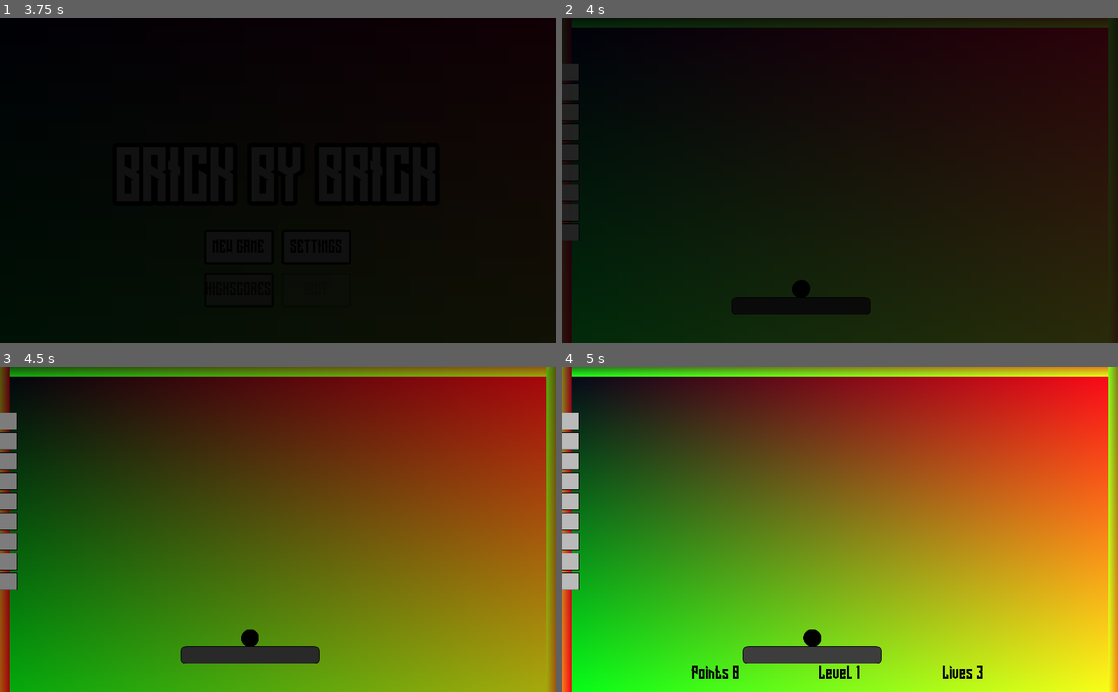
Above: before the commit, frames 1-4 (two rows, left to right).
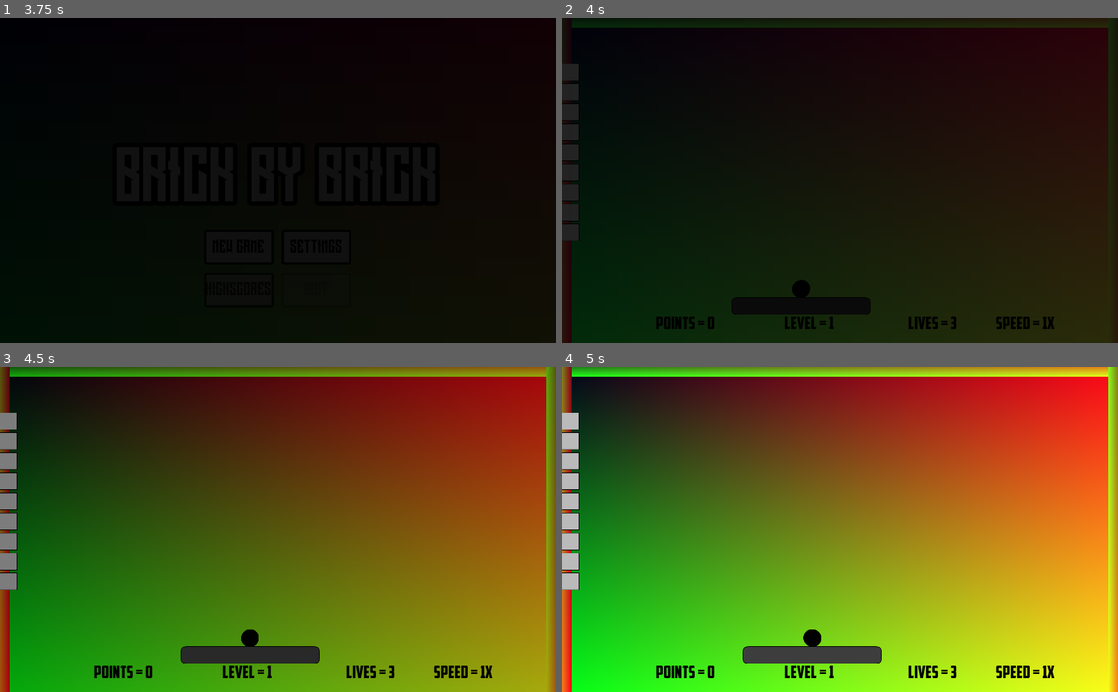
Above: after the commit, the same moments.

Repository: RhetHypo/BrickByBrickPolished
Game: Godot game, scene res://scenes/menus/MainTitle.tscn
The game is run twice, just before and just after one commit, with the same random seed, the same clock (stepped at 60 frames per second) and the same inputs. Sound files missing from this copy of the repository are replaced by a short silence.
Inputs (mouse positions are in pixels of both pictures, inside the frame that each line leads up to):
- Up to frame 1 (3.75 s): move the mouse to (400, 164) at 0.52 s; hold Right (ui_right) 0.53-1.28 s; hold A (A) 0.53-1.28 s; tap D (D) at 0.8, 1.35 s; move the mouse to (166, 196) at 1.27 s; hold Down (ui_down) 1.28-2.03 s; tap S (S) at 1.55 s; tap Enter at 2 s; move the mouse to (333, 109) at 2.02 s; hold Right (ui_right) 2.03-2.75 s; hold S (S) 2.03-2.75 s; tap A (A) at 2.3 s; click "NEW GAME" at 2.75 s; click "NEW GAME" at 3.5 s
- Up to frame 2 (4 s): no input
- Up to frame 3 (4.5 s): move the mouse to (250, 594) at 4.27 s; hold Up (ui_up) from 4.28 s (still down); tap A (A) at 4.35 s
- Up to frame 4 (5 s): keep holding Up (ui_up); tap D (D) at 4.55 s

Frame 1 is identical in both runs. In frame 2, 0.7% of the frame differs, in the area x 17-89%, y 91-96%; in frame 3, 0.9%; in frame 4, 1.3%, in the area x 16-89%, y 91-96%.

Commit message:
Change score font and added speed display

Diff:
--- a/scenes/entities/Ball.gd
+++ b/scenes/entities/Ball.gd
@@ -50,7 +50,7 @@
 				combo = 5
 			breakAudio.play()
 		get_parent().award_points(10)
-		temp_speed += ((settings.difficulty+1)*2)
+		temp_speed += ((settings.difficulty+1)*5)
 		if temp_speed > max_temp_speed:
 			temp_speed = max_temp_speed
 		var parent = body.get_parent()
--- a/scenes/levels/Gamefield.gd
+++ b/scenes/levels/Gamefield.gd
@@ -50,6 +50,7 @@
 	update_points(points, points)
 	update_level(level)
 	update_lives(lives)
+	update_speed_label(active_speed)
 	settings.load_settings()
 	init_settings()
 	get_node("Transition").fade_in()
@@ -140,11 +141,12 @@
 		for child in self.get_children():
 			if child.is_in_group("Ball"):
 				child.call_deferred("queue_free")
-				#active_speed = def_speed + (level * def_speed/(15-settings.difficulty*4))
-				#if active_speed > max_speed:
-				#	active_speed = max_speed
+				active_speed = def_speed + (level * def_speed/(15-settings.difficulty*4))
+				if active_speed > max_speed:
+					active_speed = max_speed
 				#child.update_speed(active_speed)
 		get_node("Paddle").newLife()
+		update_speed_label(active_speed)
 		#TODO: Make this more dynamic, and progress through levels
 
 func award_points(newPoints):
@@ -153,7 +155,7 @@
 
 func update_lives(newLives):
 	var lives = get_node("Camera2D/CanvasLayer/MarginContainer/VBoxContainer/HBoxContainer/Lives")
-	lives.text = "Lives: " + str(newLives)
+	lives.text = "Lives = " + str(newLives)
 
 func update_points(points, newPoints):
 
@@ -162,18 +164,18 @@
 		yield(get_node("PointTimer"), "timeout")
 		get_node("PointTimer").stop()
 		var display_points = get_node("Camera2D/CanvasLayer/MarginContainer/VBoxContainer/HBoxContainer/Score")
-		display_points.text = "Points: " + str(i)
+		display_points.text = "Points = " + str(i)
 
 	var display_points = get_node("Camera2D/CanvasLayer/MarginContainer/VBoxContainer/HBoxContainer/Score")
-	display_points.text = "Points: " + str(points)
+	display_points.text = "Points = " + str(points)
 
 func update_level(newLevel):
 	var level = get_node("Camera2D/CanvasLayer/MarginContainer/VBoxContainer/HBoxContainer/Level")
-	level.text = "Level " + str(newLevel)
+	level.text = "Level = " + str(newLevel)
 
 func update_speed_label(ball_speed):
 	var speed_label = get_node("Camera2D/CanvasLayer/MarginContainer/VBoxContainer/HBoxContainer/Speed")
-	speed_label.text = "Speed: " + str(ball_speed)
+	speed_label.text = "Speed = " + str(stepify(ball_speed/def_speed,0.1)) + "x"
 
 func _on_CompleteCheck_timeout():
 	level_check()
--- a/scenes/levels/Gamefield.tscn
+++ b/scenes/levels/Gamefield.tscn
@@ -5,7 +5,7 @@
 [ext_resource path="res://scenes/entities/Paddle.tscn" type="PackedScene" id=3]
 [ext_resource path="res://scenes/entities/Wall.tscn" type="PackedScene" id=4]
 [ext_resource path="res://scenes/entities/Life.tscn" type="PackedScene" id=5]
-[ext_resource path="res://other/long_shot/Long_Shot.ttf" type="DynamicFontData" id=6]
+[ext_resource path="res://other/american_captain/American Captain.ttf" type="DynamicFontData" id=6]
 [ext_resource path="res://scenes/menus/PauseDialog.tscn" type="PackedScene" id=7]
 [ext_resource path="res://scenes/menus/Transition.tscn" type="PackedScene" id=8]
 [ext_resource path="res://audio/death.wav" type="AudioStream" id=9]
@@ -38,6 +38,7 @@
 font_data = ExtResource( 6 )
 
 [sub_resource type="DynamicFont" id=7]
+size = 32
 font_data = ExtResource( 6 )
 
 [node name="Gamefield" type="Node2D"]
@@ -94,53 +95,51 @@
 alignment = 2
 
 [node name="HBoxContainer" type="HBoxContainer" parent="Camera2D/CanvasLayer/MarginContainer/VBoxContainer"]
-visible = false
-margin_top = 550.0
+margin_top = 536.0
 margin_right = 992.0
 margin_bottom = 568.0
 alignment = 1
 
 [node name="Score" type="Label" parent="Camera2D/CanvasLayer/MarginContainer/VBoxContainer/HBoxContainer"]
-margin_left = 156.0
-margin_right = 380.0
-margin_bottom = 18.0
+margin_left = 80.0
+margin_right = 304.0
+margin_bottom = 32.0
 rect_min_size = Vector2( 224, 0 )
 custom_fonts/font = SubResource( 3 )
 custom_colors/font_color = Color( 0, 0, 0, 1 )
-text = "Score: 999,999"
+text = "Score = 999,999"
 align = 1
 
 [node name="Level" type="Label" parent="Camera2D/CanvasLayer/MarginContainer/VBoxContainer/HBoxContainer"]
-margin_left = 384.0
-margin_right = 608.0
-margin_bottom = 18.0
+margin_left = 308.0
+margin_right = 532.0
+margin_bottom = 32.0
 rect_min_size = Vector2( 224, 0 )
 theme = SubResource( 4 )
 custom_fonts/font = SubResource( 5 )
 custom_colors/font_color = Color( 0, 0, 0, 1 )
-text = "Level: 99"
+text = "Level = 99"
 align = 1
 
 [node name="Lives" type="Label" parent="Camera2D/CanvasLayer/MarginContainer/VBoxContainer/HBoxContainer"]
-margin_left = 612.0
-margin_right = 836.0
-margin_bottom = 18.0
+margin_left = 536.0
+margin_right = 760.0
+margin_bottom = 32.0
 rect_min_size = Vector2( 224, 0 )
 custom_fonts/font = SubResource( 6 )
 custom_colors/font_color = Color( 0, 0, 0, 1 )
-text = "Lives: 99"
+text = "Lives = 99"
 align = 1
 
 [node name="Speed" type="Label" parent="Camera2D/CanvasLayer/MarginContainer/VBoxContainer/HBoxContainer"]
-visible = false
-margin_left = 612.0
-margin_right = 652.0
-margin_bottom = 14.0
+margin_left = 764.0
+margin_right = 911.0
+margin_bottom = 32.0
 custom_fonts/font = SubResource( 7 )
-text = "Speed: 0"
+custom_colors/font_color = Color( 0, 0, 0, 1 )
+text = "Speed = 9.99x"
 
 [node name="PauseDialog" parent="Camera2D/CanvasLayer" instance=ExtResource( 7 )]
-visible = true
 margin_left = 262.0
 margin_top = -56.0
 margin_right = 512.0
--- a/scenes/menus/CustomScore.tscn
+++ b/scenes/menus/CustomScore.tscn
@@ -1,6 +1,6 @@
 [gd_scene load_steps=3 format=2]
 
-[ext_resource path="res://other/long_shot/Long_Shot.ttf" type="DynamicFontData" id=1]
+[ext_resource path="res://other/american_captain/American Captain.ttf" type="DynamicFontData" id=1]
 
 [sub_resource type="DynamicFont" id=1]
 size = 32
Binary file added: other/american_captain/American Captain.otf
Binary file added: other/american_captain/American Captain.ttf
Not shown, added: other/american_captain/American Captain.txt
Not shown, added: other/american_captain/PersonalUseEULA.txt
Not shown, added: other/american_captain/american_captain.PNG.import
Not shown, added: other/american_captain.zip
